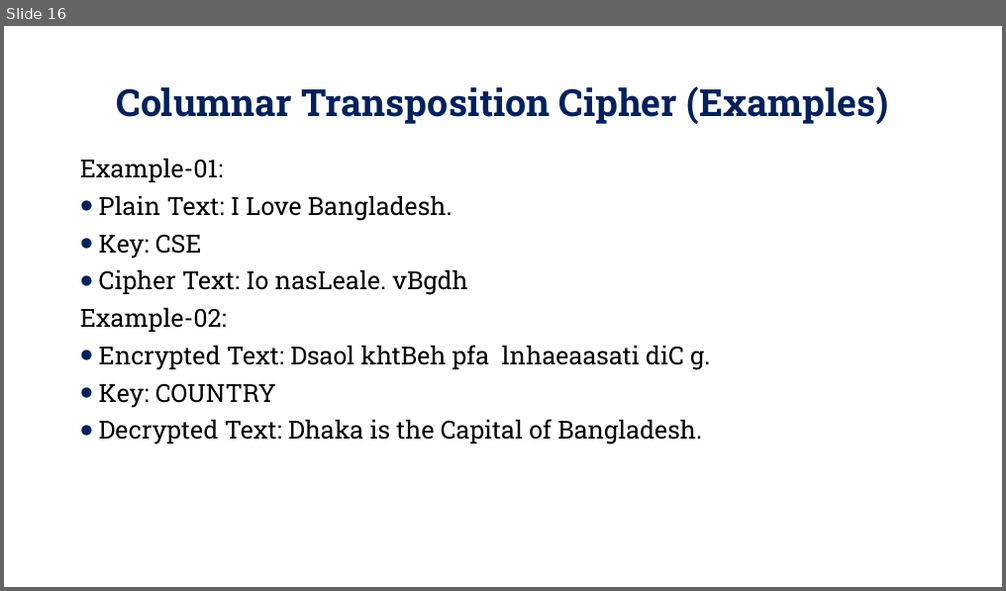
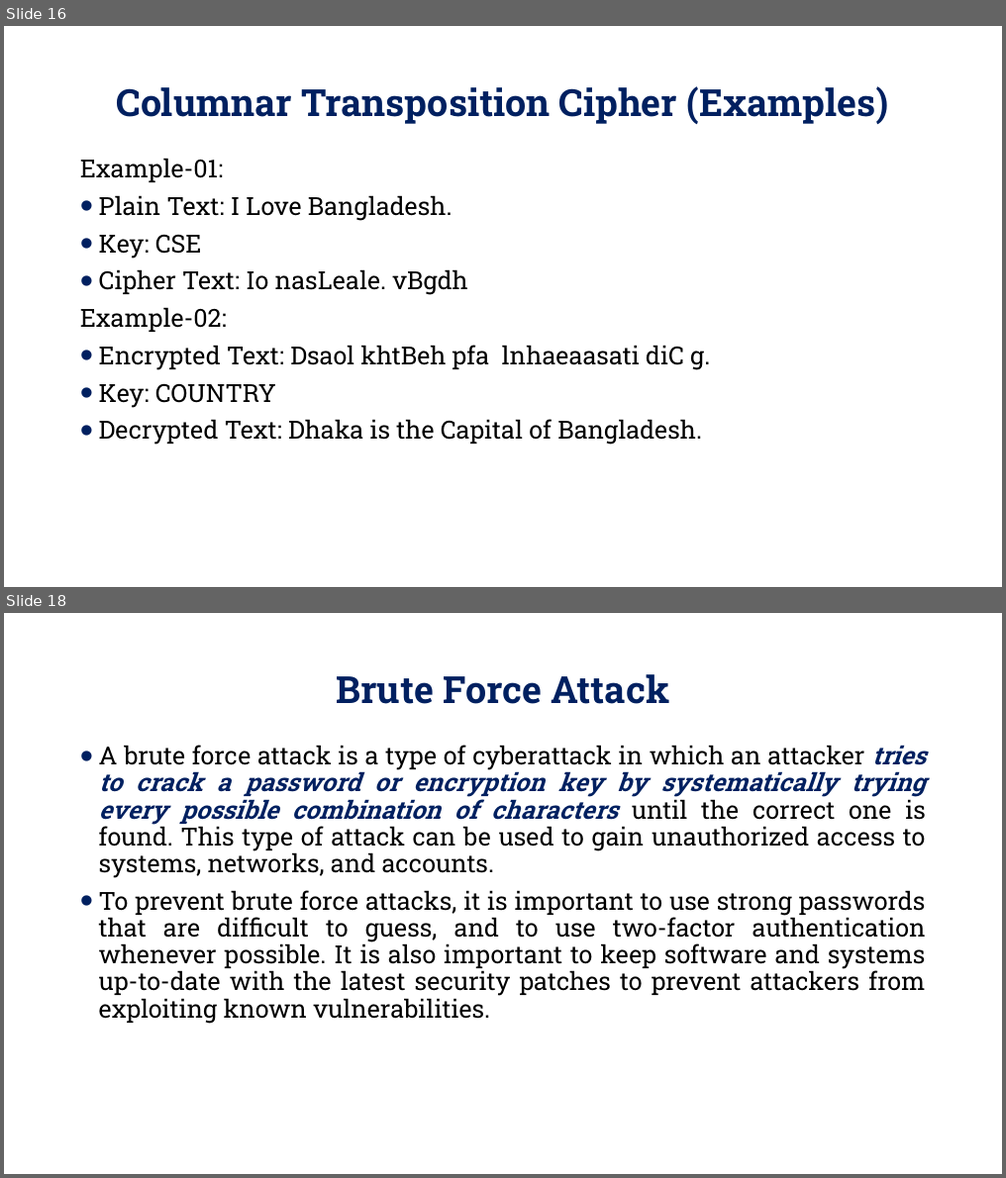
Before and after one commit to Alamgir-JUST/Lecture-Slides, a slide deck: Cryptography and Network Security/Lecture-06.pptx. Shown one above the other, each under a label of ours: slide 16 before the commit, slides 16 and 18 after it; the slides between them are not shown. The pictures are 1006x591 and 1006x1178 pixels, drawn with LibreOffice and Linux fonts; fonts in the diff are those of the drawing; background and template pictures are left out. Boxes give left, top, right and bottom in pixels: in the first picture for what was removed or moved away, otherwise in the second. Text is boxed around its words. In the diff, an @@ line names an element or a change of style, - is before the commit and + after.

```diff
--- a/Cryptography and Network Security/Lecture-06.pptx
+++ b/Cryptography and Network Security/Lecture-06.pptx
@@ slide 18 added at <box>4,613,1002,1174</box>, background picture (left out) @@
@@ title added at <box>336,674,669,704</box>, 36 pt, text #002060, bold @@
+Brute Force Attack
@@ text added at <box>99,745,926,1024</box>, 24 pt, text #000000 @@
+• A brute force attack is a type of cyberattack in which an attacker tries to crack a password or encryption key by systematically trying every possible combination of characters until the correct one is found. This type of attack can be used to gain unauthorized access to systems, networks, and accounts.
+• To prevent brute force attacks, it is important to use strong passwords that are difficult to guess, and to use two-factor authentication whenever possible. It is also important to keep software and systems up-to-date with the latest security patches to prevent attackers from exploiting known vulnerabilities.
```
Also in this commit, not shown: 4 slides changed, 1 other file.
